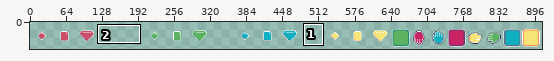
Sprite sheet, stored at assets/gs20.png. The first picture is a wide view before the edit; the outline marks the close-up.
Close-up. As it was:
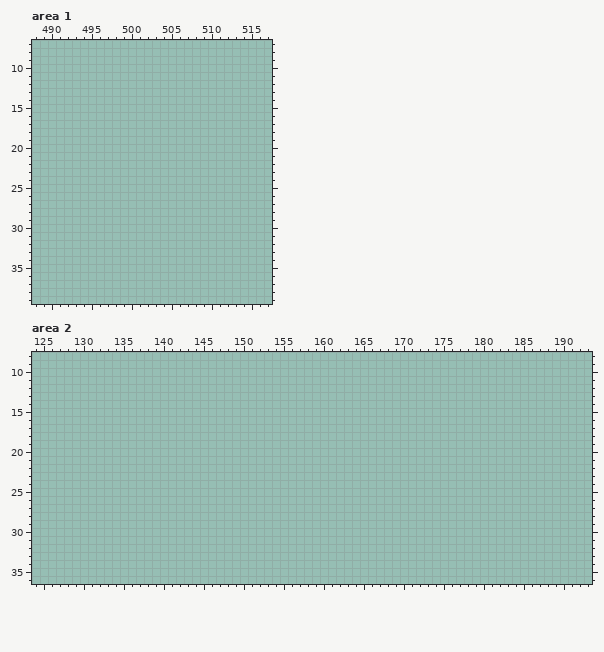
The file is 1024x64 pixels. Shown: area 1: x 488..517, y 7..39; area 2: x 124..193, y 8..36. The old version is drawn lined up with the new one. The wide view leaves out empty margins. The commit also changed other parts of the picture, which this record leaves out.
Palette (. is transparent): 
New version:
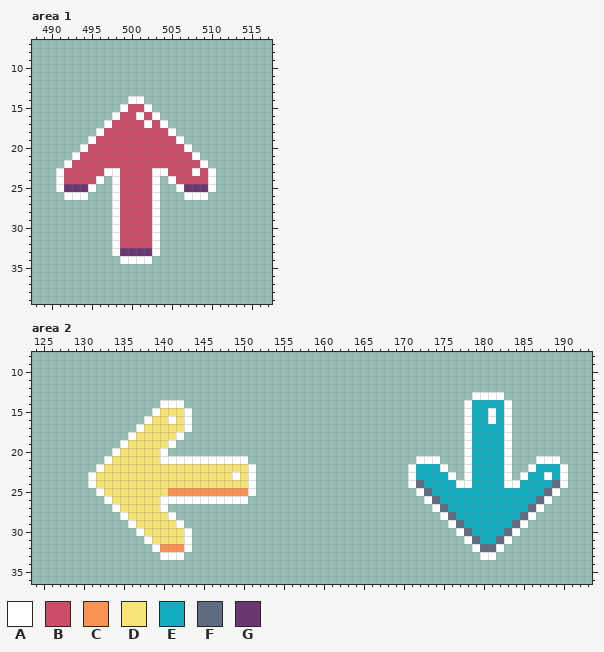
Colours new in this view: A #ffffff  B #cb4d68  C #f99252  D #f7e476  E #11adc1  F #606c81  G #6a3771
Edits made:
drawings rearranged on the sheet (the old picture shows each at its new place)
Area 1:
y 14: x 500..501 .. -> AA
y 15: x 499..502 .... -> ABBA
y 16: x 498..503 ...... -> ABBABA
y 17: x 497..504 ........ -> ABBBBABA
y 18: x 496..505 .......... -> ABBBBBBBBA
y 19: x 495..506 ............ -> ABBBBBBBBBBA
y 20: x 494..507 .............. -> ABBBBBBBBBBBBA
y 21: x 493..508 ................ -> ABBBBBBBBBBBBBBA
y 22: x 492..509 .................. -> ABBBBBBBBBBBBBBBBA
y 23: x 491..510 .................... -> ABBBBBAABBBBAABBBABA
y 24: x 491..496 ...... -> ABBBBA; x 498..503 ...... -> ABBBBA; x 505..510 ...... -> ABBBBA
y 25: x 491..495 ..... -> AGGGA; x 498..503 ...... -> ABBBBA; x 506..510 ..... -> AGGGA
y 26: x 492..494 ... -> AAA; x 498..503 ...... -> ABBBBA; x 507..509 ... -> AAA
y 27..32: x 498..503 ...... -> ABBBBA
y 33: x 498..503 ...... -> AGGGGA
y 34: x 499..502 .... -> AAAA
Area 2:
y 13: x 179..182 .... -> AAAA
y 14: x 140..142 ... -> AAA; x 178..183 ...... -> AEEEEA
y 15: x 139..143 ..... -> ADDDA; x 178..183 ...... -> AEEAEA
y 16: x 138..143 ...... -> ADDADA; x 178..183 ...... -> AEEAEA
y 17: x 137..143 ....... -> ADDDDDA; x 178..183 ...... -> AEEEEA
y 18: x 136..142 ....... -> ADDDDDA; x 178..183 ...... -> AEEEEA
y 19: x 135..141 ....... -> ADDDDDA; x 178..183 ...... -> AEEEEA
y 20: x 134..140 ....... -> ADDDDDA; x 178..183 ...... -> AEEEEA
y 21: x 133..150 .................. -> ADDDDDDAAAAAAAAAAA; x 172..174 ... -> AAA; x 178..183 ...... -> AEEEEA; x 187..189 ... -> AAA
y 22: x 132..151 .................... -> ADDDDDDDDDDDDDDDDDDA; x 171..175 ..... -> AEEEA; x 178..183 ...... -> AEEEEA; x 186..190 ..... -> AEEEA
y 23: x 131..151 ..................... -> ADDDDDDDDDDDDDDDDDADA; x 171..176 ...... -> AEEEEA; x 178..183 ...... -> AEEEEA; x 185..190 ...... -> AEEAEA
y 24: x 131..151 ..................... -> ADDDDDDDDDDDDDDDDDDDA; x 171..190 .................... -> AFEEEEAAEEEEAAEEEEFA
y 25: x 132..151 .................... -> ADDDDDDDDCCCCCCCCCCA; x 172..189 .................. -> AFEEEEEEEEEEEEEEFA
y 26: x 133..150 .................. -> ADDDDDDAAAAAAAAAAA; x 173..188 ................ -> AFEEEEEEEEEEEEFA
y 27: x 134..140 ....... -> ADDDDDA; x 174..187 .............. -> AFEEEEEEEEEEFA
y 28: x 135..141 ....... -> ADDDDDA; x 175..186 ............ -> AFEEEEEEEEFA
y 29: x 136..142 ....... -> ADDDDDA; x 176..185 .......... -> AFEEEEEEFA
y 30: x 137..143 ....... -> ADDDDDA; x 177..184 ........ -> AFEEEEFA
y 31: x 138..143 ...... -> ADDDDA; x 178..183 ...... -> AFEEFA
y 32: x 139..143 ..... -> ACCCA; x 179..182 .... -> AFFA
y 33: x 140..142 ... -> AAA; x 180..181 .. -> AA
